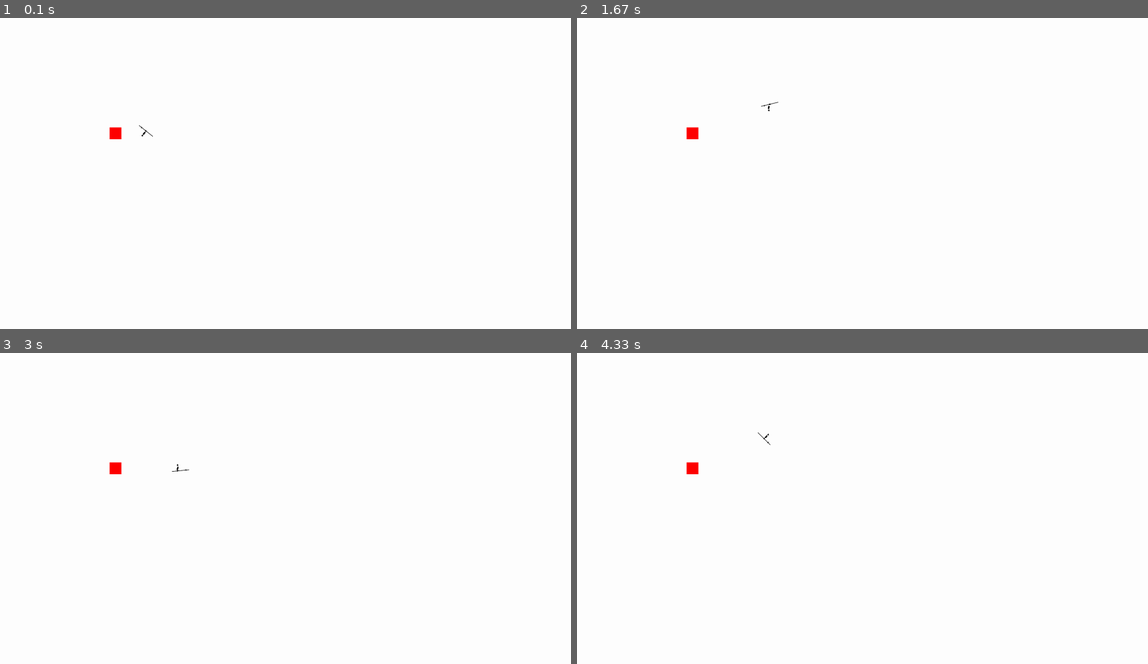
Above: before the commit, frames 1-4 (two rows, left to right).
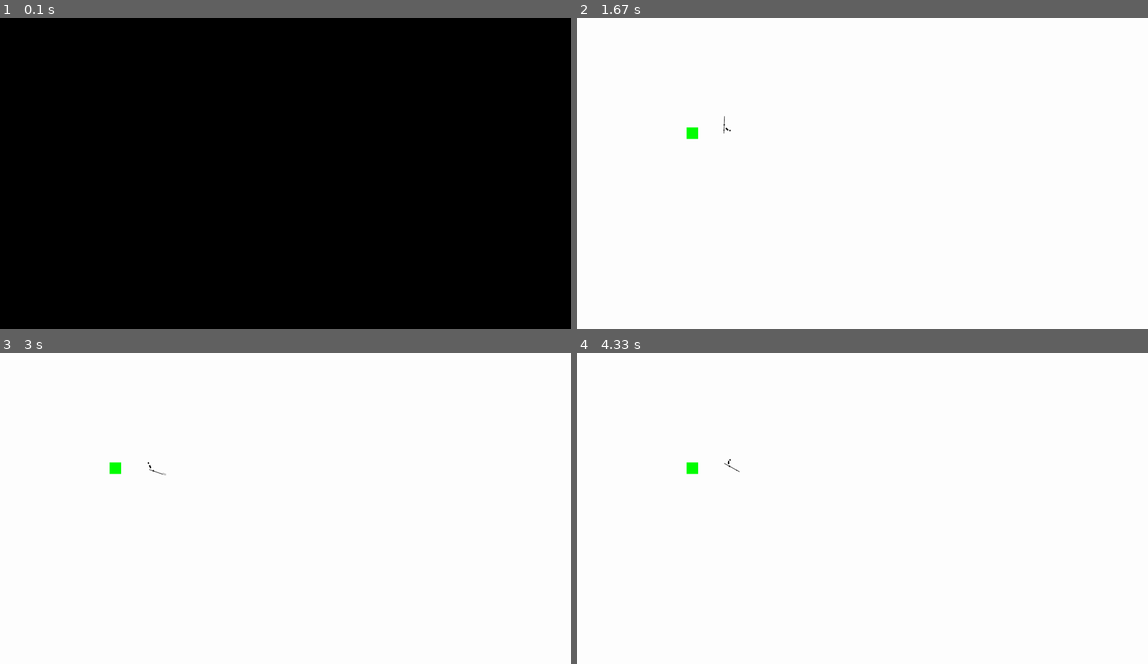
Above: after the commit, the same moments.

Repository: LeBoku/tds
Game: pygame game, started from src/tds.py
Two runs of this game, one before a commit and one after it. Both use one fixed random seed, a clock stepped at 60 frames per second and the inputs below.
Inputs (mouse positions are in pixels of both pictures, inside the frame that each line leads up to):
- Up to frame 1 (0.1 s): no input
- Up to frame 2 (1.67 s): hold D 0.33-0.8 s; move the mouse to (839, 185) at 0.37 s; click (868, 195) at 0.97 s; hold W 1.23-1.53 s; move the mouse to (725, 176) at 1.27 s; click (725, 176) at 1.4 s; hold D from 1.57 s (still down); move the mouse to (685, 126) at 1.6 s
- Up to frame 3 (3 s): click (108, 461) at 1.73 s; release D at 2.03 s; hold A 2.07-2.6 s; click (371, 399) at 2.23 s; hold S 2.63-2.93 s; click (354, 536) at 2.8 s; hold A from 2.97 s (still down)
- Up to frame 4 (4.33 s): click (873, 402) at 3.13 s; release A at 3.37 s; hold W 3.4-3.77 s; click (656, 499) at 3.57 s; hold D from 3.8 s (still down); click (868, 542) at 3.97 s

The runs differ from the first frame. In frame 1, 100% of the frame differs, in the area x 0-100%, y 0-100%; in frame 2, 0.1%; in frame 3, 0.1%; in frame 4, 0.1%.

Commit message:
fixed move rotation for spear forward attack

Diff:
--- a/src/config.py
+++ b/src/config.py
@@ -1,3 +1,5 @@
 resolution = 1980, 1080
-fps = 60
+fps = 10
 mapBounds = 1980, 1080
+
+debug = False
--- a/src/map/map/mapController.py
+++ b/src/map/map/mapController.py
@@ -12,6 +12,8 @@
 from store import images
 from store.types.dicts import Particle, DotDict
 
+import config
+
 
 class MapController(Controller):
 	def __init__(self):
@@ -25,7 +27,6 @@
 
 		self.setUpEntities()
 
-		self.showCollisions = True
 		self.collisionColor = (255, 0, 0)
 
 	def setUpDisplayHandler(self):
@@ -90,7 +91,7 @@
 
 				display.blit(entityDisplay, entityRect.topleft)
 
-		if self.showCollisions:
+		if config.debug:
 			if self.player.isAttacking:
 				self.particles.append(Particle(self.player.weapon.collisionPolygon, self.collisionColor))
 
--- a/src/store/collisionPoints/weapons.py
+++ b/src/store/collisionPoints/weapons.py
@@ -1,2 +1,2 @@
 def spear():
-	return [(-1, -30), (1, -30), (1, -20), (-1, -20)]
+	return [(-1, -32), (1, -32), (1, -20), (-1, -20)]
--- a/src/store/images/weapons.py
+++ b/src/store/images/weapons.py
@@ -12,6 +12,6 @@
 
 	spearImage = util.createAlphaSurface((5, spearHeight))
 	pygame.draw.rect(spearImage, color, pygame.Rect((2, 0), (spearWidth, spearHeight)))
-	pygame.draw.rect(spearImage, color, pygame.Rect((0, 10), (5, 2)))
+	pygame.draw.rect(spearImage, color, pygame.Rect((1, 10), (4, 2)))
 
 	return spearImage
--- a/src/store/moveSetController.py
+++ b/src/store/moveSetController.py
@@ -1,9 +1,11 @@
+from collections import  OrderedDict
+
 from store.types import Offset
 
 
 class MoveSetController:
 	def __init__(self, **kwargs):
-		self.moves = {}
+		self.moves = OrderedDict()
 
 	def moveOn(self):
 		for key, move in self.moves.items():
--- a/src/store/moveSets/_entity.py
+++ b/src/store/moveSets/_entity.py
@@ -47,7 +47,14 @@
 		frames = []
 
 		if clockwise:
-			stepAngle = (fromFrame.angle + 360) - (toFrame.angle + 360)
+			fromAngle = fromFrame.angle + 360
+			toAngle = toFrame.angle + 360
+
+			if fromAngle > toAngle:
+				stepAngle = ~int(fromAngle - (toAngle + 360))
+			else:
+				stepAngle = fromAngle - toAngle
+
 		else:
 			stepAngle = (toFrame.angle + 360) - (fromFrame.angle + 360)
 
--- a/src/store/moveSets/spear.py
+++ b/src/store/moveSets/spear.py
@@ -89,10 +89,12 @@
 	character.repeatFrame(15)
 	character.animateTo(5, toAngle=0)
 
-	move = Move(rightHand=rightHand,
+	move = Move(
+		rightHand=rightHand,
 		leftHand=leftHand,
 		weapon=weapon,
-		character=character)
+		character=character
+	)
 
 	move.mileStones.update(milestones)
 
